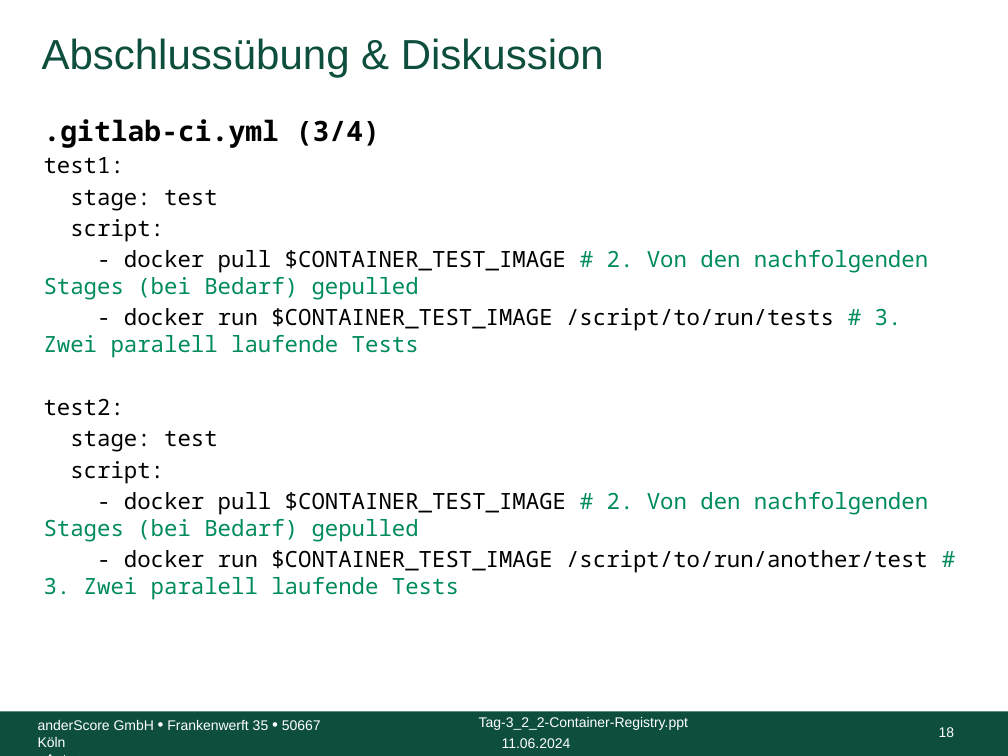
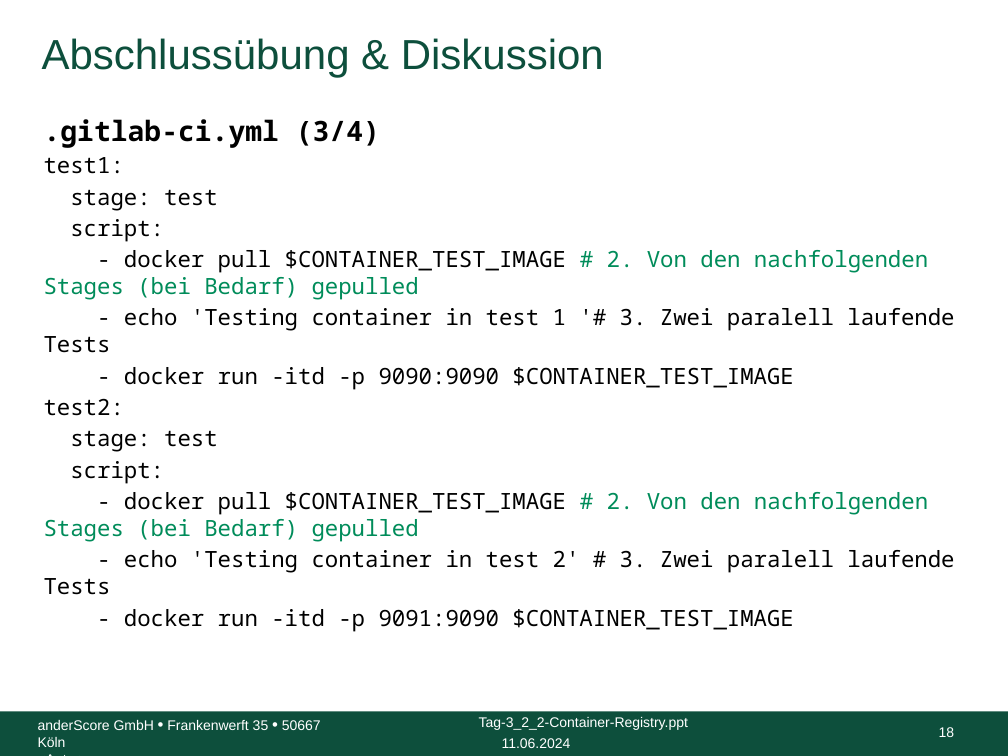
Before and after one commit to anderscore-gmbh/gitlab, a slide deck: slide 18 of slides/Tag-3_6-Abschluss_inkl_Aufgaben.pptx. Drawn at 1008x756 pixels with LibreOffice and Linux fonts; fonts in the diff are those of the drawing; background and template pictures are left out. Boxes give left, top, right and bottom in pixels: in the first picture for what was removed or moved away, otherwise in the second. Text is boxed around its words. In the diff, an @@ line names an element or a change of style, - is before the commit and + after.

```diff
--- a/slides/Tag-3_6-Abschluss_inkl_Aufgaben.pptx
+++ b/slides/Tag-3_6-Abschluss_inkl_Aufgaben.pptx
@@ text at (x1=44, y1=308, x2=954, y2=389): text changed @@
-- docker run $CONTAINER_TEST_IMAGE /script/to/run/tests # 3. Zwei paralell laufende Tests
+- echo 'Testing container in test 1 '# 3. Zwei paralell laufende Tests
+- docker run -itd -p 9090:9090 $CONTAINER_TEST_IMAGE
@@ text at (x1=44, y1=550, x2=954, y2=631): text changed @@
-- docker run $CONTAINER_TEST_IMAGE /script/to/run/another/test # 3. Zwei paralell laufende Tests
+- echo 'Testing container in test 2' # 3. Zwei paralell laufende Tests
+- docker run -itd -p 9091:9090 $CONTAINER_TEST_IMAGE
```
Also in this commit, not shown: 3 other slides changed.
